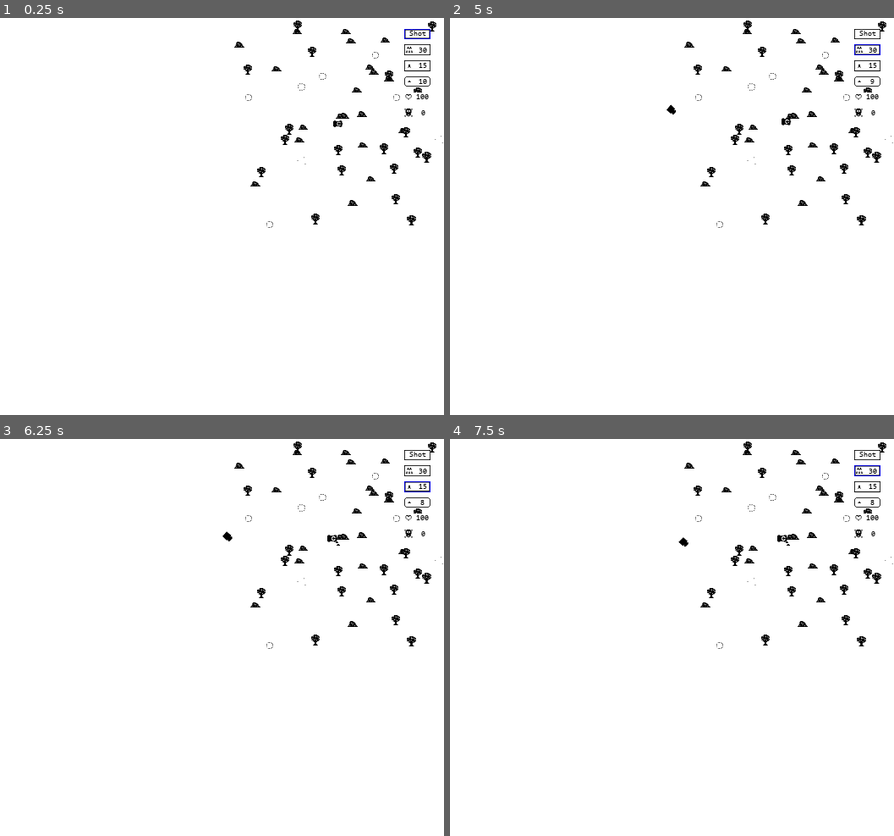
Above: before the commit, frames 1-4 (two rows, left to right).
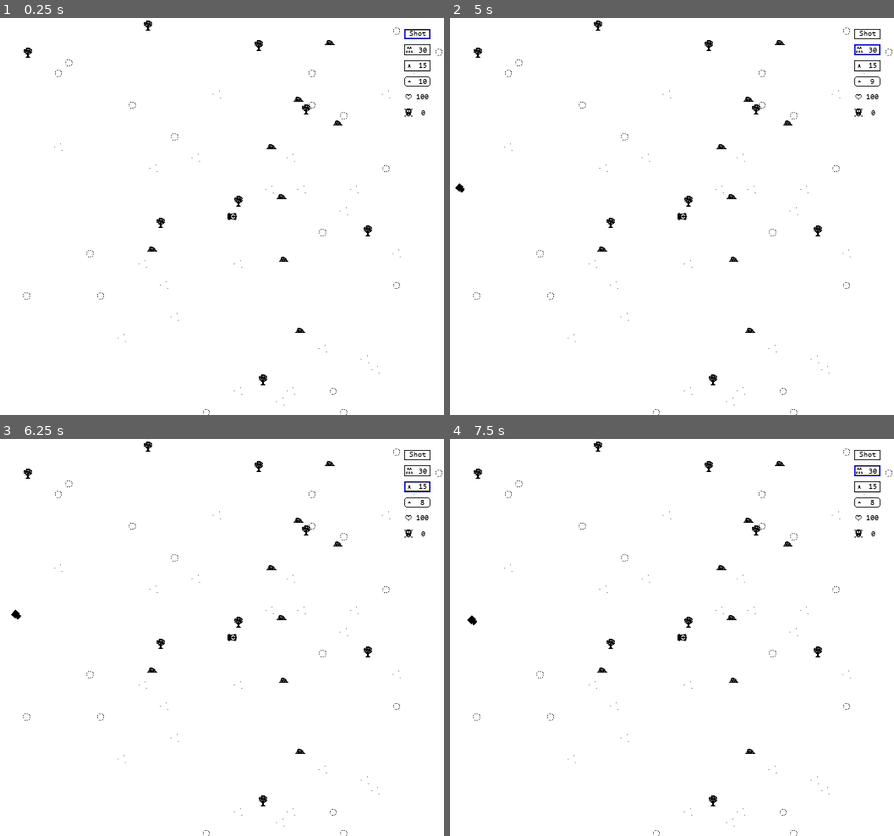
Above: after the commit, the same moments.

Repository: Tnxec2/OldTank
Game: Godot game, scene res://Game.tscn
The game is run twice, just before and just after one commit, with the same random seed, the same clock (stepped at 60 frames per second) and the same inputs.
Inputs (mouse positions are in pixels of both pictures, inside the frame that each line leads up to):
- Up to frame 1 (0.25 s): no input
- Up to frame 2 (5 s): click (867, 81) at 0.5 s; click (867, 33) at 1.25 s; click (867, 49) at 2 s; click (867, 65) at 2.75 s; click (867, 33) at 3.5 s; click (867, 49) at 4.25 s
- Up to frame 3 (6.25 s): click (417, 486) at 5 s; click (417, 502) at 5.75 s
- Up to frame 4 (7.5 s): click (867, 454) at 6.5 s; click (867, 470) at 7.25 s

The runs differ from the first frame. In frame 1, 1.8% of the frame differs, in the area x 5-100%, y 0-100%; in frame 2, 1.9%; in frame 3, 1.9%, in the area x 2-100%, y 0-100%; in frame 4, 1.9%.

Commit message:
truck colision

Diff:
--- a/actors/EnemyTank.tscn
+++ b/actors/EnemyTank.tscn
@@ -8,7 +8,7 @@
 
 [node name="EnemyTank" instance=ExtResource( 1 )]
 collision_layer = 4
-collision_mask = 7
+collision_mask = 55
 script = ExtResource( 4 )
 Bullet = ExtResource( 5 )
 speed = 40
--- a/actors/Player.gd
+++ b/actors/Player.gd
@@ -74,6 +74,7 @@
 	match(type):
 		PickupTypes.Health:
 			health += amount
+			health = clamp(health, 0, 100)
 			emit_signal("health_changed", health)
 		PickupTypes.Bomb:
 			bomb_count += amount
--- a/actors/Player.tscn
+++ b/actors/Player.tscn
@@ -11,7 +11,7 @@
 
 [node name="Player" instance=ExtResource( 2 )]
 collision_layer = 2
-collision_mask = 21
+collision_mask = 53
 script = ExtResource( 3 )
 speed = 40
 rotation_speed = 1.0
--- a/actors/Truck.tscn
+++ b/actors/Truck.tscn
@@ -5,10 +5,11 @@
 [ext_resource path="res://assets/textures/truck.png" type="Texture" id=3]
 
 [sub_resource type="CircleShape2D" id=1]
-radius = 7.5
+radius = 6.5
 
 [node name="Truck" type="KinematicBody2D"]
-collision_mask = 23
+collision_layer = 32
+collision_mask = 55
 script = ExtResource( 1 )
 
 [node name="Sprite" type="Sprite" parent="."]
--- a/bullets/Bomb.gd
+++ b/bullets/Bomb.gd
@@ -1,4 +1,4 @@
-extends StaticBody2D
+extends Area2D
 
 export (int) var damage
 
--- a/bullets/Bomb.tscn
+++ b/bullets/Bomb.tscn
@@ -50,9 +50,9 @@
 "speed": 5.0
 } ]
 
-[node name="Bomb" type="StaticBody2D"]
+[node name="Bomb" type="Area2D"]
 collision_layer = 8
-collision_mask = 14
+collision_mask = 38
 script = ExtResource( 1 )
 damage = 50
 
@@ -70,5 +70,6 @@
 [node name="StartTimer" type="Timer" parent="."]
 one_shot = true
 
+[connection signal="body_entered" from="." to="." method="_on_Bomb_body_entered"]
 [connection signal="animation_finished" from="Explosion" to="." method="_on_Explosion_animation_finished"]
 [connection signal="timeout" from="StartTimer" to="." method="_on_StartTimer_timeout"]
--- a/bullets/Bullet.gd
+++ b/bullets/Bullet.gd
@@ -7,6 +7,8 @@
 var velocity = Vector2()
 var acceleration = Vector2()
 var target = null
+
+var isEnemyBullet = false
 
 func start(_position, _direction, _target=null):
 	position = _position
@@ -40,6 +42,9 @@
 	position = body.position
 	explode()
 	if body.has_method('take_damage'):
+		if isEnemyBullet:
+			if body.is_in_group('trucks') || body.is_in_group('walls'):
+				return
 		body.take_damage(damage)
 
 func take_damage(damage):
--- a/bullets/EnemyTankBullet.gd
+++ b/bullets/EnemyTankBullet.gd
@@ -1 +1,4 @@
 extends "res://bullets/Bullet.gd"
+
+func _ready():
+	isEnemyBullet = true
--- a/bullets/PlayerCannone.tscn
+++ b/bullets/PlayerCannone.tscn
@@ -9,7 +9,7 @@
 
 [node name="PlayerCannone" instance=ExtResource( 2 )]
 collision_layer = 8
-collision_mask = 29
+collision_mask = 61
 script = ExtResource( 1 )
 speed = 200
 damage = 10
--- a/bullets/PlayerMissile.tscn
+++ b/bullets/PlayerMissile.tscn
@@ -9,7 +9,7 @@
 
 [node name="PlayerMissile" instance=ExtResource( 2 )]
 collision_layer = 8
-collision_mask = 29
+collision_mask = 61
 script = ExtResource( 3 )
 speed = 200
 damage = 30
--- a/bullets/PlayerShot.tscn
+++ b/bullets/PlayerShot.tscn
@@ -9,7 +9,7 @@
 
 [node name="PlayerShot" instance=ExtResource( 2 )]
 collision_layer = 8
-collision_mask = 29
+collision_mask = 61
 script = ExtResource( 3 )
 speed = 500
 damage = 1
--- a/map/Map.gd
+++ b/map/Map.gd
@@ -60,14 +60,14 @@
 	$Player/Camera2D.limit_bottom = limits[3]
 
 func spawn_objects():
-	var hill_amount = map_size.x * map_size.y / 5000
+	var hill_amount = map_size.x * map_size.y / 50000
 	for i in range(0, hill_amount):
 		var h = hill.instance()
 		var x = rand.randf_range(10,map_size.x-10)
 		var y = rand.randf_range(10,map_size.y-10)
 		h.position = Vector2(x, y)
 		add_child(h)
-	var tree_amount = map_size.x * map_size.y / 5000
+	var tree_amount = map_size.x * map_size.y / 50000
 	for i in range(0, tree_amount):
 		var h = tree.instance()
 		var x = rand.randf_range(10,map_size.x-10)
--- a/map/Map.tscn
+++ b/map/Map.tscn
@@ -13,4 +13,4 @@
 cell_custom_transform = Transform2D( 0, 0, 0, 0, 0, 0 )
 format = 1
 script = ExtResource( 4 )
-map_size = 20
+map_size = 40
--- a/project.godot
+++ b/project.godot
@@ -53,6 +53,7 @@
 2d_physics/layer_3="enemies"
 2d_physics/layer_4="bullets"
 2d_physics/layer_5="objects"
+2d_physics/layer_6="trucks"
 
 [physics]
 
--- a/staticobjects/Hill.tscn
+++ b/staticobjects/Hill.tscn
@@ -4,7 +4,7 @@
 [ext_resource path="res://staticobjects/Hill.gd" type="Script" id=2]
 
 [sub_resource type="CircleShape2D" id=1]
-radius = 5.0
+radius = 7.0
 
 [node name="Hill" type="StaticBody2D"]
 collision_layer = 16
